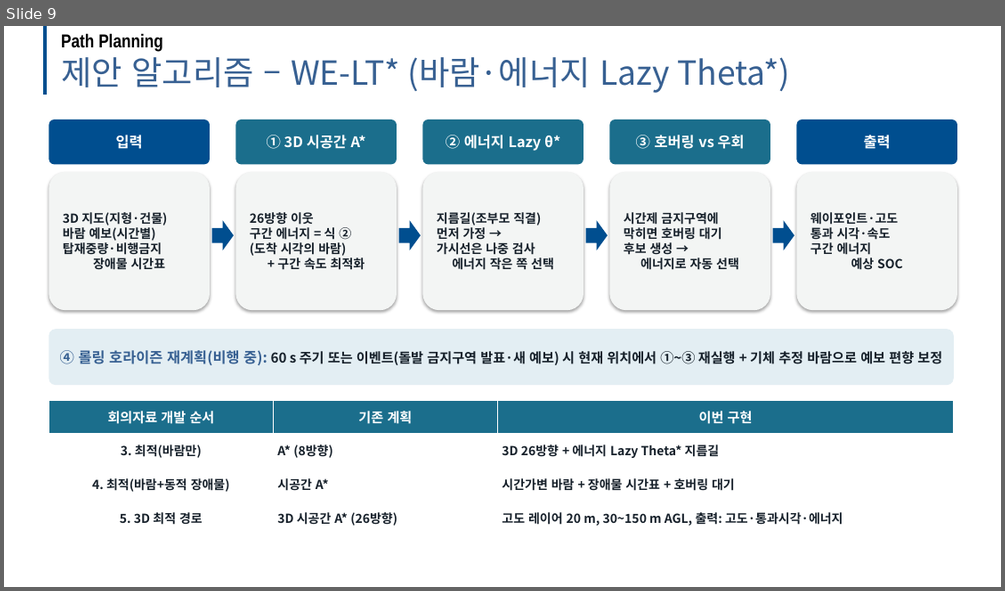
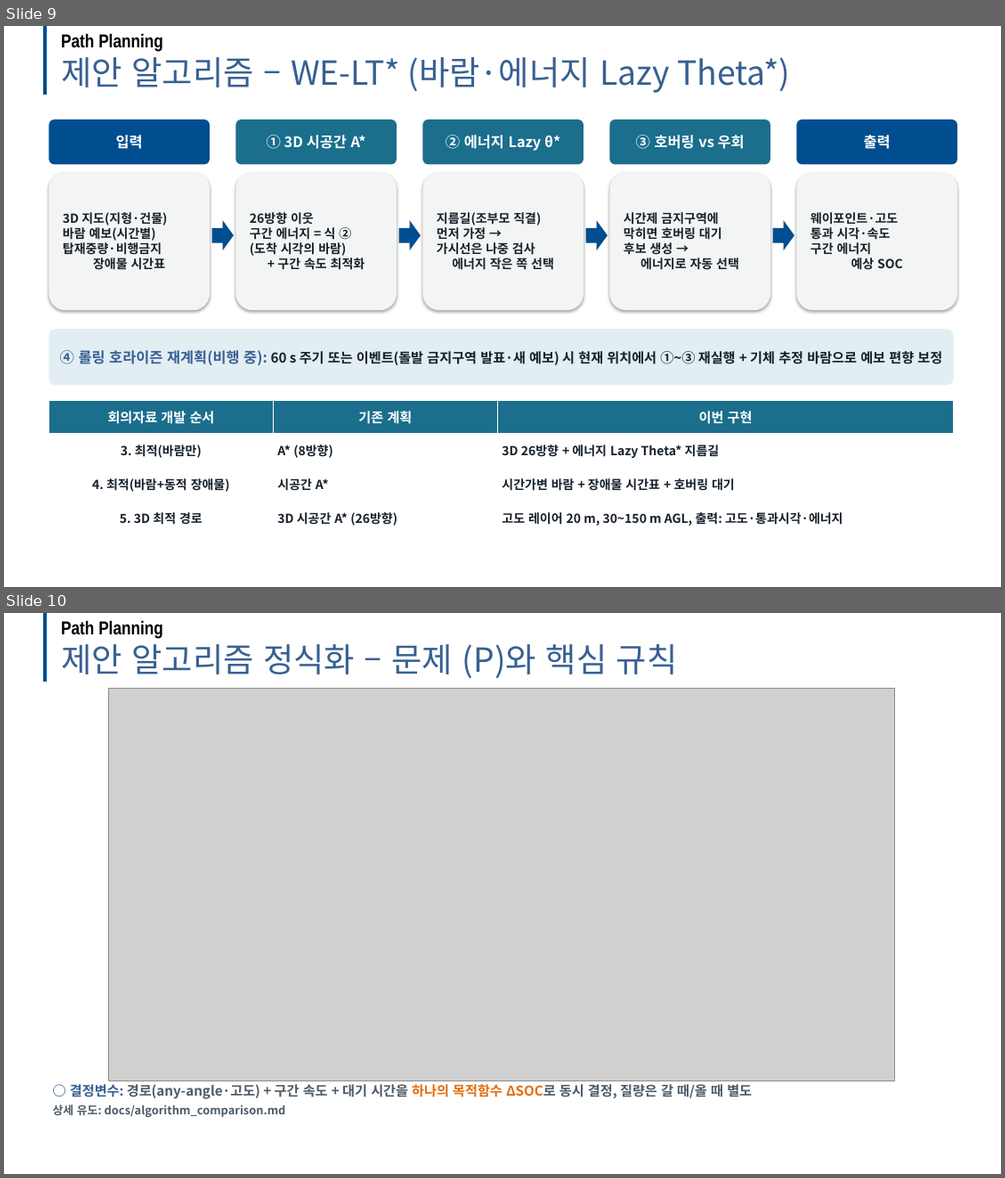
Before and after one commit to dnfl5345/Drone_path_opt, a slide deck: docs/drone_soc_path_planning_dev.pptx. Shown one above the other, each under a label of ours: slide 9 before the commit, slides 9 and 10 after it. The pictures are 1005x591 and 1005x1178 pixels, drawn with LibreOffice and Linux fonts; fonts in the diff are those of the drawing; grey boxes stand for pictures; background and template pictures are left out. Boxes give left, top, right and bottom in pixels: in the first picture for what was removed or moved away, otherwise in the second. Text is boxed around its words. In the diff, an @@ line names an element or a change of style, - is before the commit and + after.

```diff
--- a/docs/drone_soc_path_planning_dev.pptx
+++ b/docs/drone_soc_path_planning_dev.pptx
@@ slide 10 added at [4,613,1001,1174], background #FFFFFF @@
@@ line added from (44, 613) to (44, 682), #004E8F 3.5 pt @@
@@ text added at [61,638,678,678], 32 pt, text #376092 @@
+제안 알고리즘 정식화 – 문제 (P)와 핵심 규칙
@@ text added at [61,620,163,639], 18 pt, text #000000, bold @@
+Path Planning
@@ picture added at [108,688,894,1080] @@
@@ text added at [53,1084,752,1117], 13 pt, text #4C5A66, bold @@
+○ 결정변수: 경로(any-angle·고도) + 구간 속도 + 대기 시간을 하나의 목적함수 ΔSOC로 동시 결정, 질량은 갈 때/올 때 별도
+상세 유도: docs/algorithm_comparison.md
```
Also in this commit, not shown: 2 slides changed, 3 other slides added, 13 other files.
